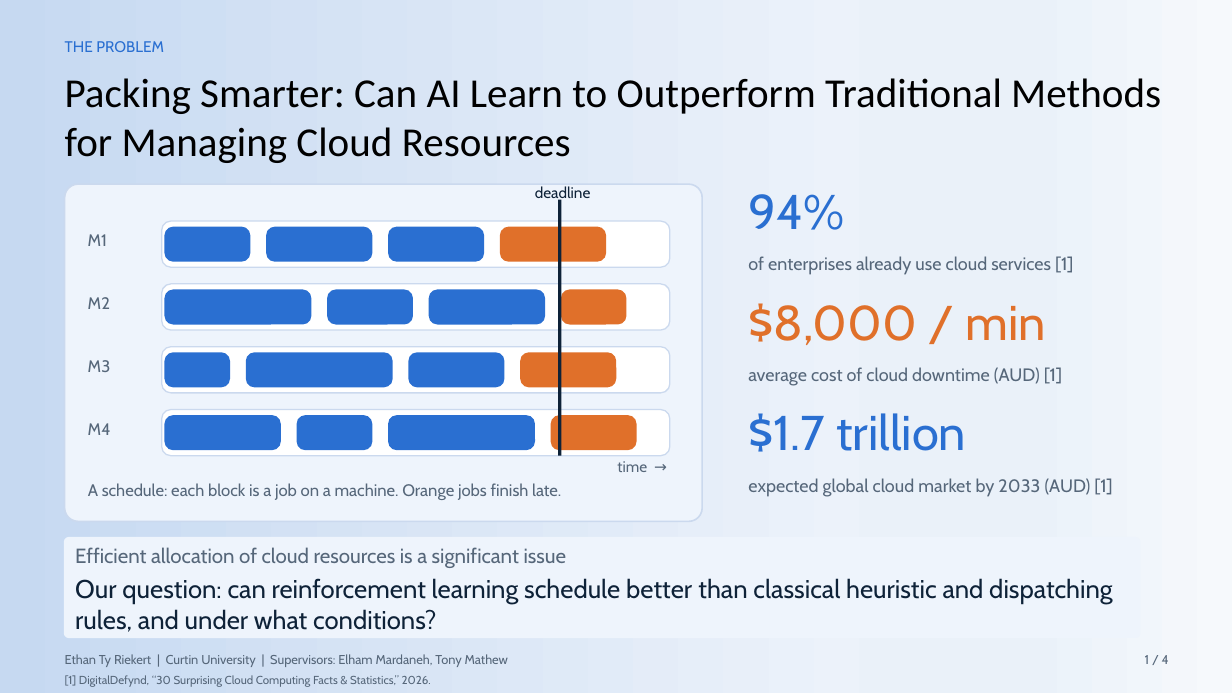
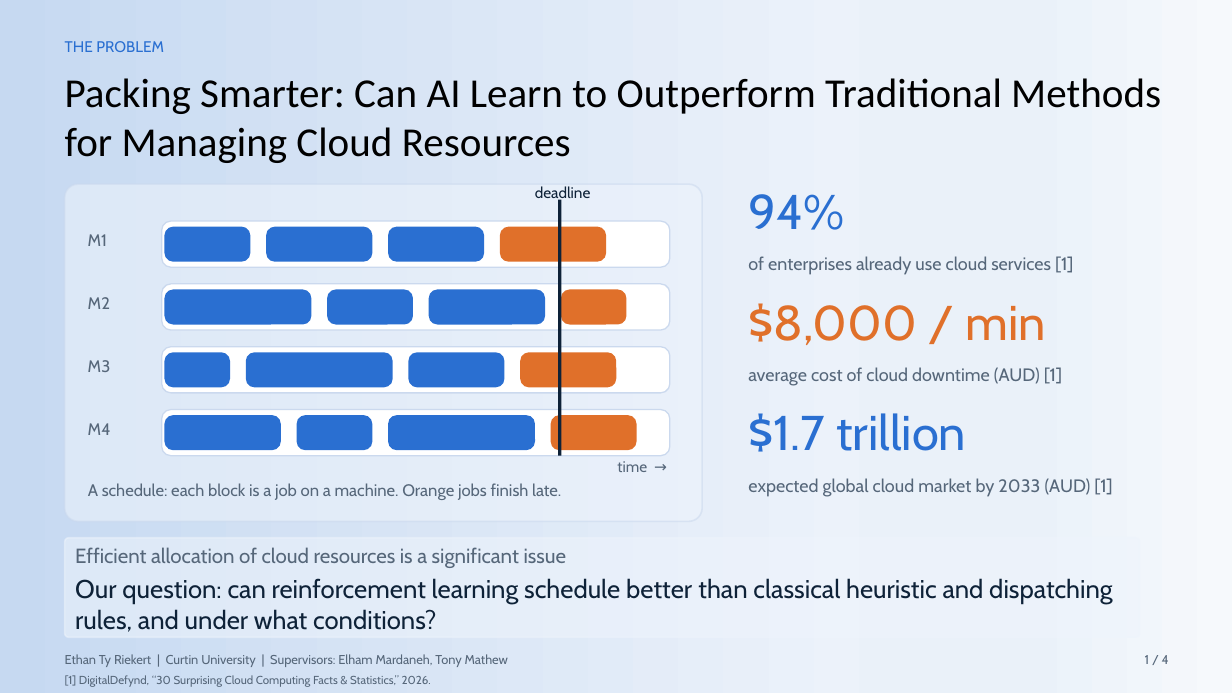
Before and after one commit to Ethan-Ty-Riekert/Neural-Knapsack-Research-Project, a slide deck: slide 1 of app/slides/Final_Presentation.pptx. Drawn at 1232x693 pixels with LibreOffice and Linux fonts; fonts in the diff are those of the drawing. Boxes give left, top, right and bottom in pixels: in the first picture for what was removed or moved away, otherwise in the second. Text is boxed around its words. In the diff, an @@ line names an element or a change of style, - is before the commit and + after.

```diff
--- a/app/slides/Final_Presentation.pptx
+++ b/app/slides/Final_Presentation.pptx
@@ rounded rectangle at bbox=[65, 184, 702, 521]: fill #EEF4FC to #EEF4FC at 55% opacity @@
@@ rounded rectangle at bbox=[65, 538, 1140, 638]: fill #EEF4FC to #EEF4FC at 55% opacity @@
```
Also in this commit, not shown: 1 slide added, 1 slide removed, 12 other files.
